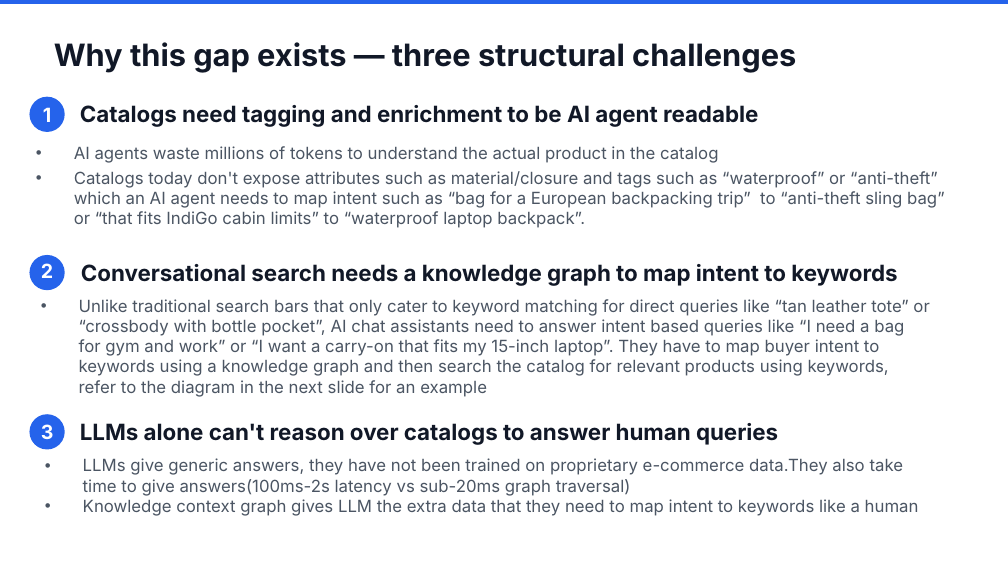
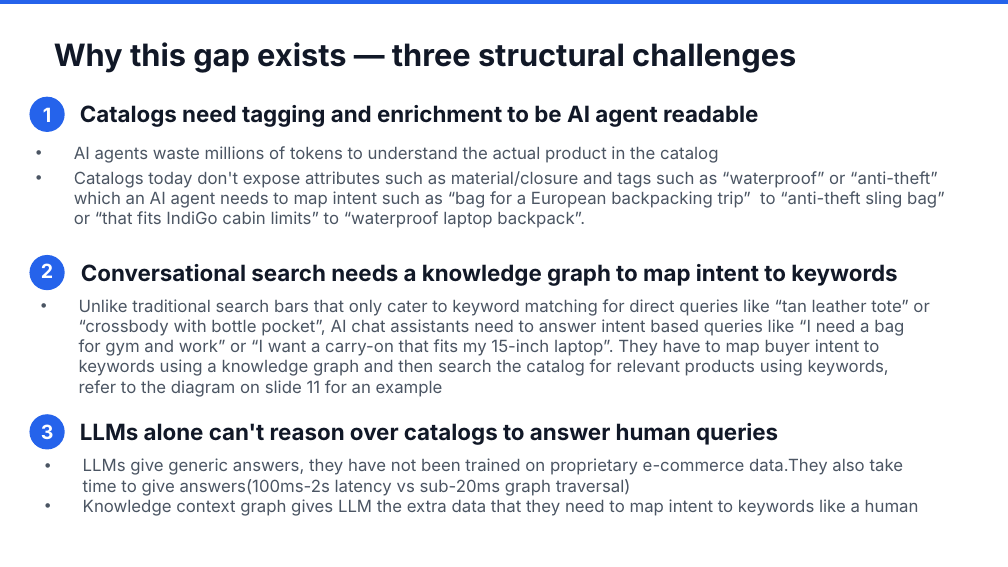
Before and after one commit to aantrikshhh/supersearch-ppt-templates, a slide deck: slide 5 of output/SS_Generic_Bags.pptx. Drawn at 1008x567 pixels with LibreOffice and Linux fonts; fonts in the diff are those of the drawing. Boxes give left, top, right and bottom in pixels: in the first picture for what was removed or moved away, otherwise in the second. Text is boxed around its words. In the diff, an @@ line names an element or a change of style, - is before the commit and + after.

```diff
--- a/output/SS_Generic_Bags.pptx
+++ b/output/SS_Generic_Bags.pptx
@@ text at bbox=[79, 299, 929, 397]: text changed @@
-• Unlike traditional search bars that only cater to keyword matching for direct queries like “tan leather tote” or “crossbody with bottle pocket”, AI chat assistants need to answer intent based queries like “I need a bag for gym and work” or “I want a carry-on that fits my 15-inch laptop”. They have to map buyer intent to keywords using a knowledge graph and then search the catalog for relevant products using keywords, refer to the diagram in the next slide for an example
+• Unlike traditional search bars that only cater to keyword matching for direct queries like “tan leather tote” or “crossbody with bottle pocket”, AI chat assistants need to answer intent based queries like “I need a bag for gym and work” or “I want a carry-on that fits my 15-inch laptop”. They have to map buyer intent to keywords using a knowledge graph and then search the catalog for relevant products using keywords, refer to the diagram on slide 11 for an example
```
Also in this commit, not shown: 2 other slides changed, 10 other files.
